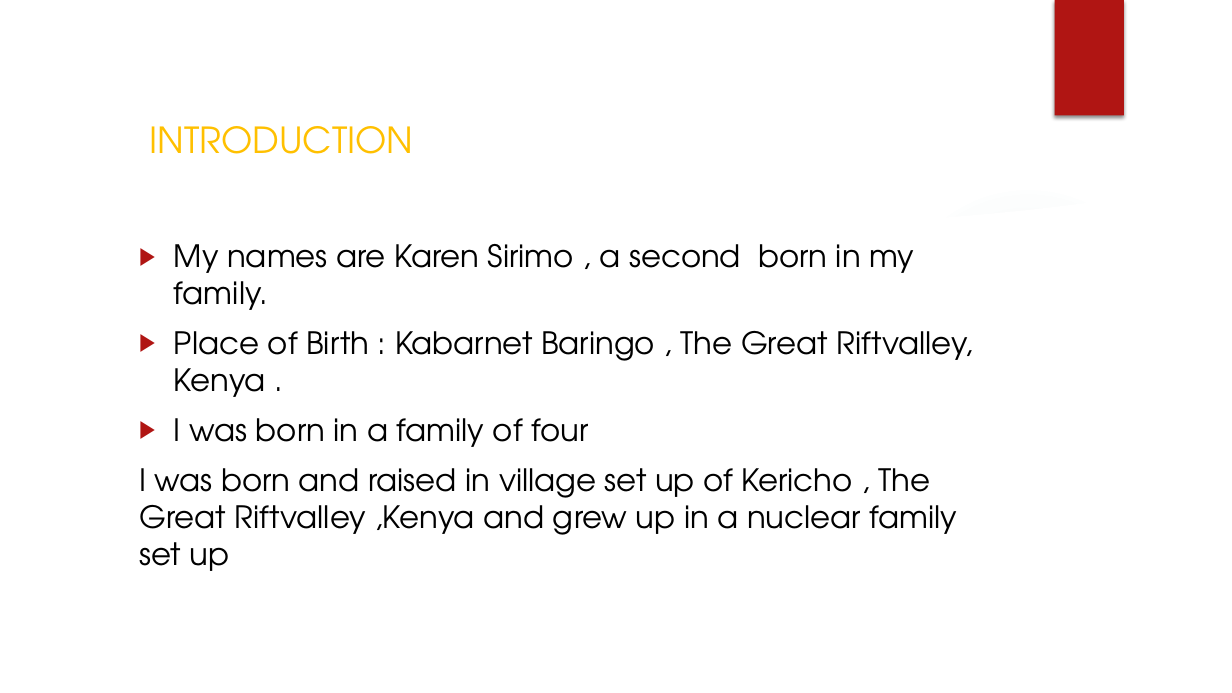
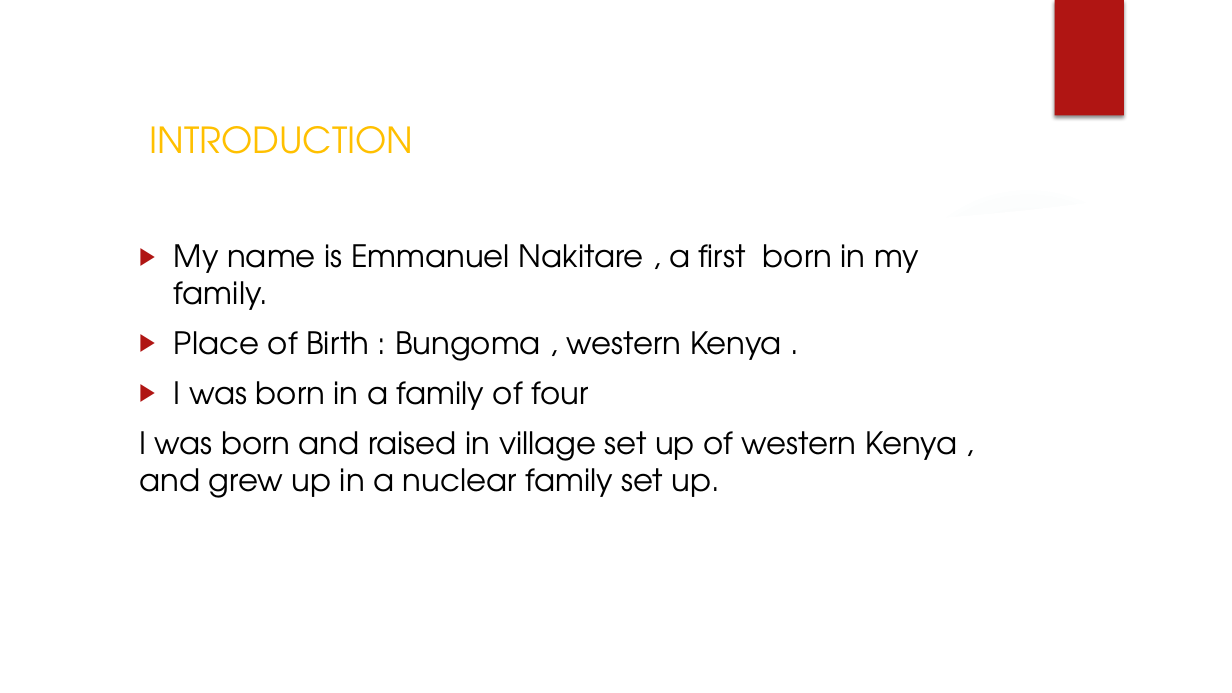
Before and after one commit to emmanakitare/capstone-portfolio, a slide deck: slide 3 of Nakitare_capstone_project/(3) powerpoint presentation autobiography.pptx. Drawn at 1232x693 pixels with LibreOffice and Linux fonts; fonts in the diff are those of the drawing; background and template pictures are left out. Boxes give left, top, right and bottom in pixels: in the first picture for what was removed or moved away, otherwise in the second. Text is boxed around its words. In the diff, an @@ line names an element or a change of style, - is before the commit and + after.

```diff
--- a/Nakitare_capstone_project/(3) powerpoint presentation autobiography.pptx
+++ b/Nakitare_capstone_project/(3) powerpoint presentation autobiography.pptx
@@ text at [174,244,919,361]: text changed @@
-▶ My names are Karen Sirimo , a second born in my family.
-▶ Place of Birth : Kabarnet Baringo , The Great Riftvalley, Kenya .
+▶ My name is Emmanuel Nakitare , a first born in my family.
+▶ Place of Birth : Bungoma , western Kenya .
@@ text at [139,431,957,498]: text changed @@
-I was born and raised in village set up of Kericho , The Great Riftvalley ,Kenya and grew up in a nuclear family set up
+I was born and raised in village set up of western Kenya , and grew up in a nuclear family set up.
```
Also in this commit, not shown: 7 other slides changed, 10 other files.
